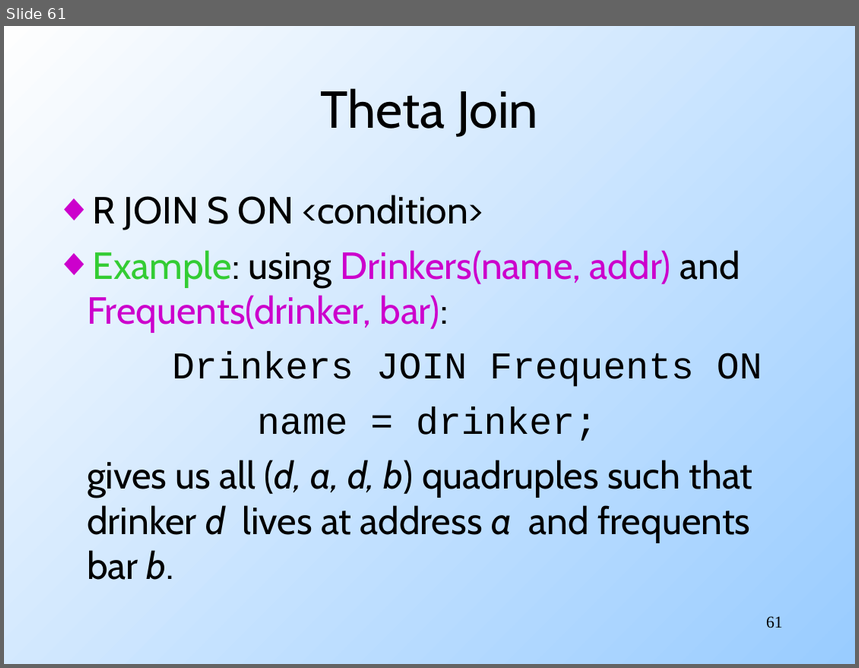
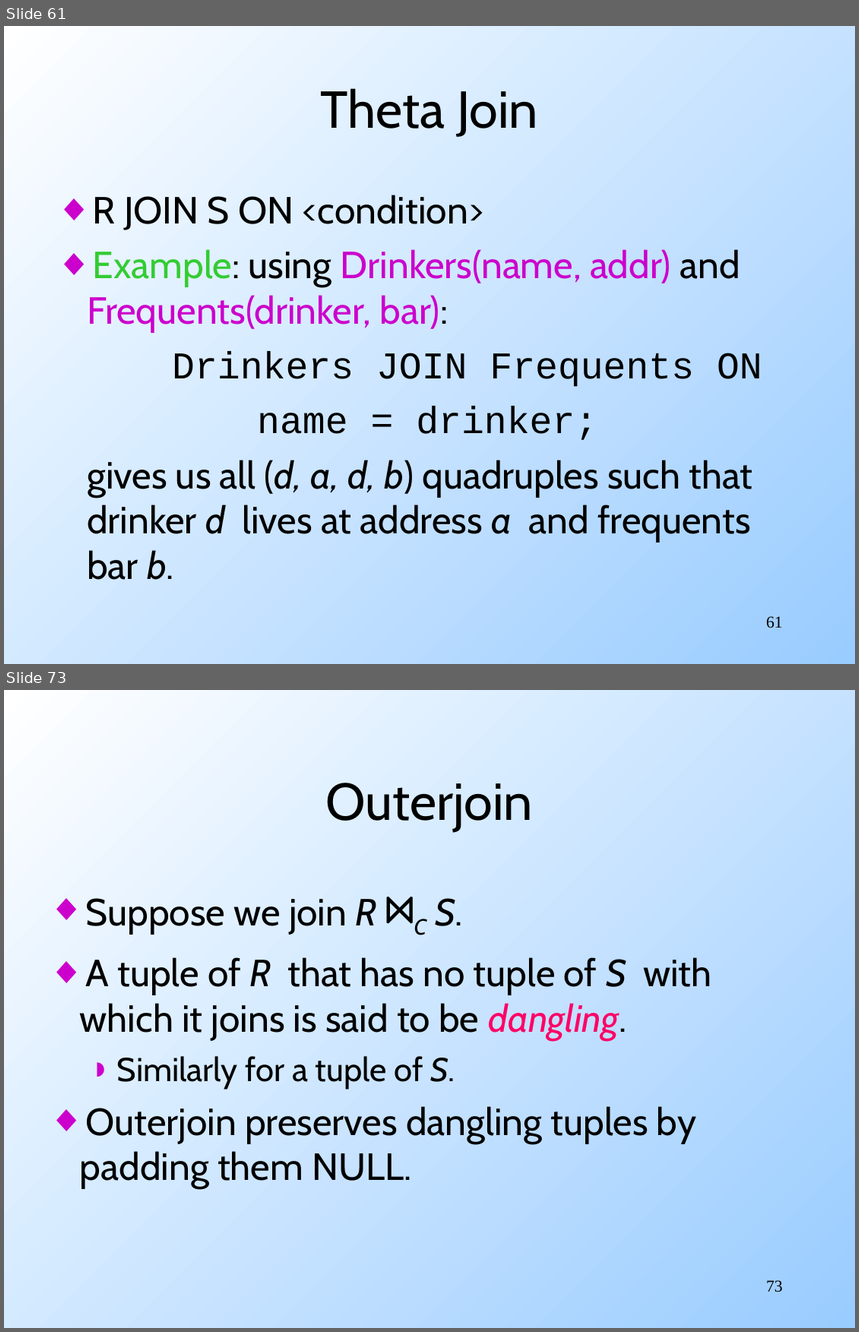
Before and after one commit to mohankgaddam/eas503ubcourse, a slide deck: _downloads/SQL.ppt. Shown one above the other, each under a label of ours: slide 61 before the commit, slides 61 and 73 after it; the slides between them are not shown. The pictures are 859x668 and 859x1332 pixels, drawn with LibreOffice and Linux fonts; fonts in the diff are those of the drawing. Boxes give left, top, right and bottom in pixels: in the first picture for what was removed or moved away, otherwise in the second. Text is boxed around its words. In the diff, an @@ line names an element or a change of style, - is before the commit and + after.

```diff
--- a/_downloads/SQL.ppt
+++ b/_downloads/SQL.ppt
@@ slide 73 added at [4, 690, 855, 1328], background gradient #99CCFF to #FFFFFF @@
@@ title added at [325, 783, 533, 832], 44 pt, text #000000 @@
+Outerjoin
@@ text added at [80, 898, 712, 1189], 32 pt, text #000000 @@
+◆ Suppose we join R ⋈C S.
+◆ A tuple of R that has no tuple of S with which it joins is said to be dangling.
+  ◗ Similarly for a tuple of S.
+◆ Outerjoin preserves dangling tuples by padding them NULL.
@@ page number added at [766, 1281, 783, 1293], 14 pt, text #000000 @@
+73
```
Also in this commit, not shown: 60 other slides changed, 47 other slides added.
